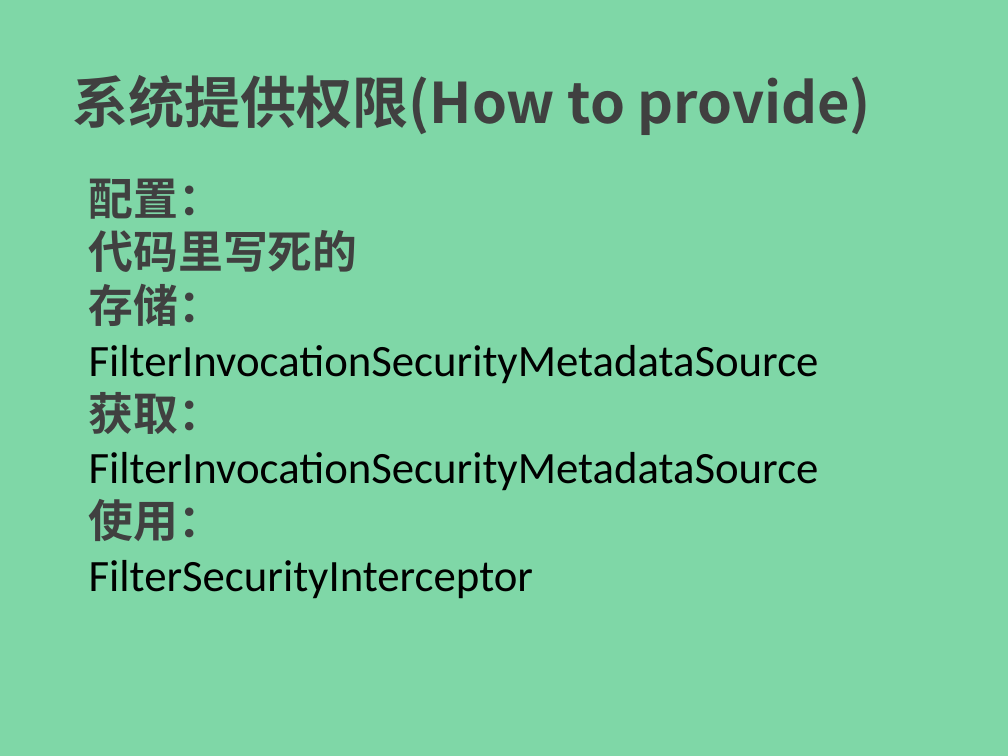
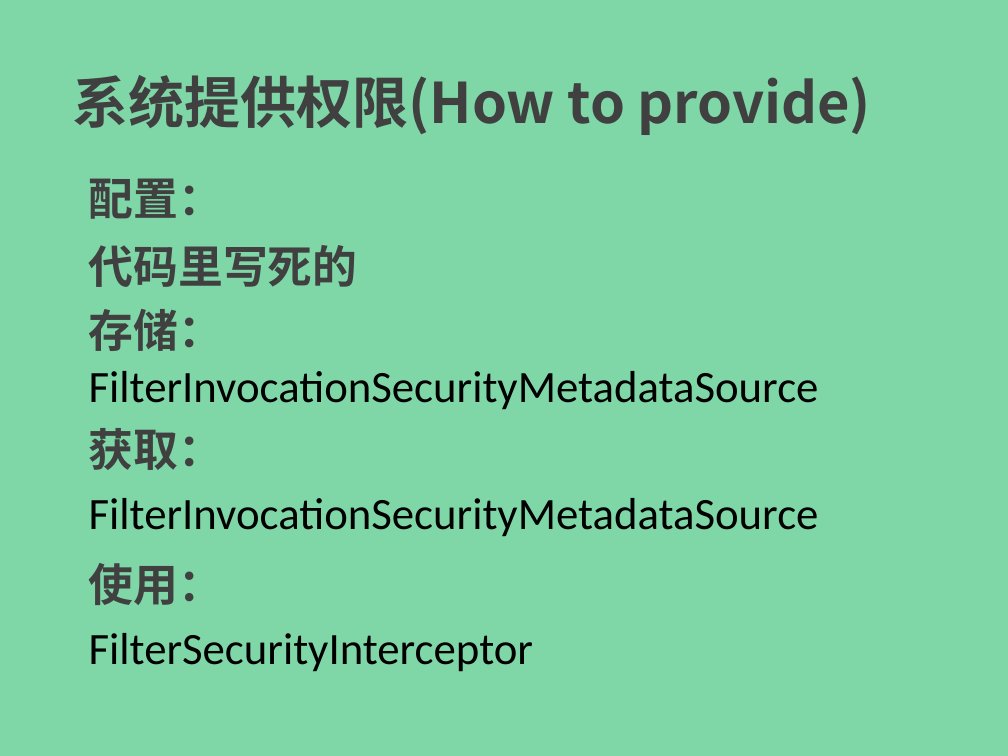
Before and after one commit to endofprogram/eop-ssei, a slide deck: slide 3 of ppt/spring-security-easy-in-03.pptx. Drawn at 1008x756 pixels with LibreOffice and Linux fonts; fonts in the diff are those of the drawing. Boxes give left, top, right and bottom in pixels: in the first picture for what was removed or moved away, otherwise in the second. Text is boxed around its words. In the diff, an @@ line names an element or a change of style, - is before the commit and + after.

```diff
--- a/ppt/spring-security-easy-in-03.pptx
+++ b/ppt/spring-security-easy-in-03.pptx
@@ text at [89,230,819,599]: paragraphs removed @@
-代码里写死的
-存储：
-FilterInvocationSecurityMetadataSource
-获取：
-FilterInvocationSecurityMetadataSource
-使用：
-FilterSecurityInterceptor
@@ text added at [89,245,358,287], 32 pt, text #404040, bold @@
+代码里写死的
@@ text added at [89,309,223,351], 32 pt, text #404040, bold @@
+存储：
@@ text added at [89,371,819,410], 32 pt, text #000000 @@
+FilterInvocationSecurityMetadataSource
@@ text added at [89,428,223,470], 32 pt, text #404040, bold @@
+获取：
@@ text added at [89,498,819,537], 32 pt, text #000000 @@
+FilterInvocationSecurityMetadataSource
@@ text added at [89,563,223,605], 32 pt, text #404040, bold @@
+使用：
@@ text added at [89,633,533,672], 32 pt, text #000000 @@
+FilterSecurityInterceptor
```
Also in this commit, not shown: 7 other slides changed, 1 slide removed, 2 other files.
